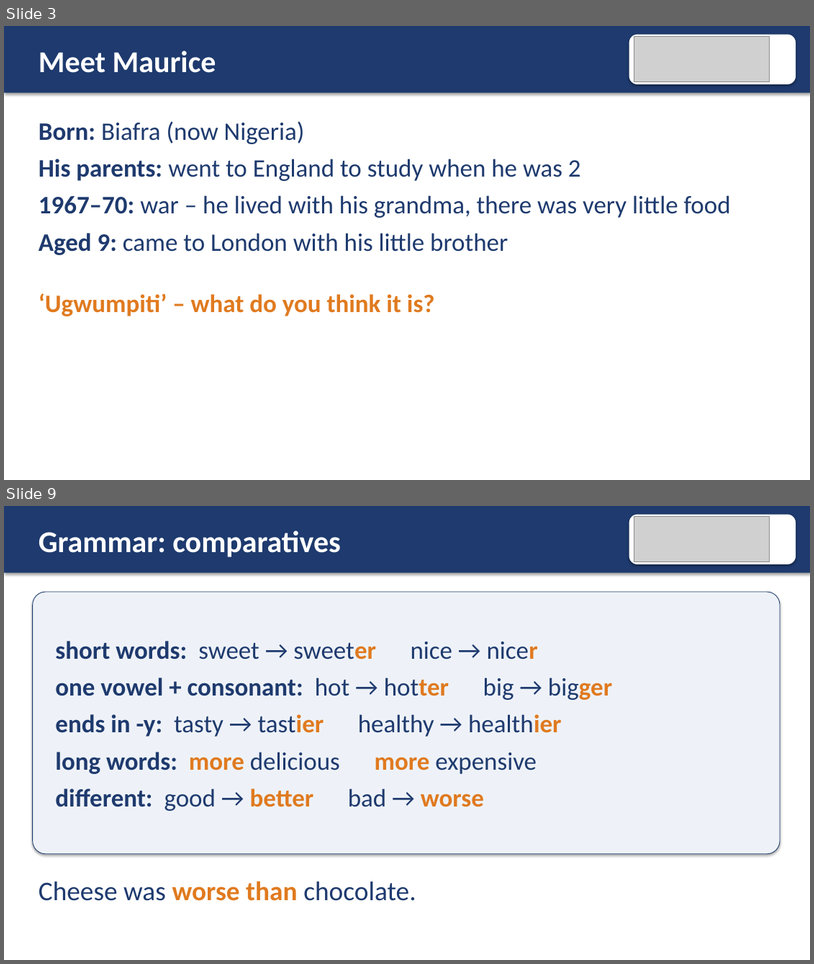
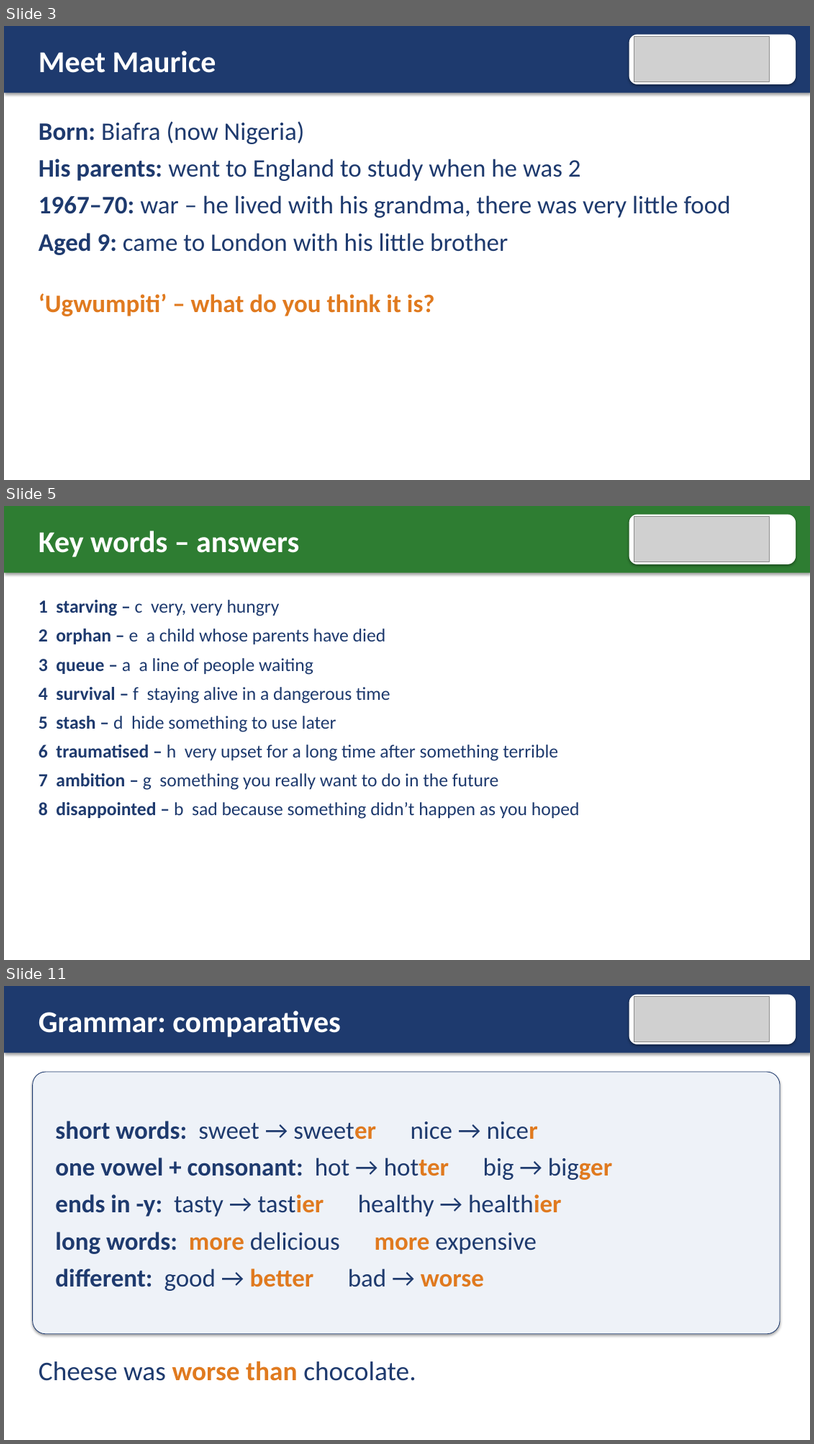
Before and after one commit to AtinWix/esol, a slide deck: child-migrant-stories/ugwumpiti/e2-e3-comparatives-projector-slides.pptx. Shown one above the other, each under a label of ours: slides 3 and 9 before the commit, slides 3, 5 and 11 after it; the slides between them are not shown. The pictures are 814x964 and 814x1444 pixels, drawn with LibreOffice and Linux fonts; fonts in the diff are those of the drawing; grey boxes stand for pictures. Boxes give left, top, right and bottom in pixels: in the first picture for what was removed or moved away, otherwise in the second. Text is boxed around its words. In the diff, an @@ line names an element or a change of style, - is before the commit and + after.

```diff
--- a/child-migrant-stories/ugwumpiti/e2-e3-comparatives-projector-slides.pptx
+++ b/child-migrant-stories/ugwumpiti/e2-e3-comparatives-projector-slides.pptx
@@ slide 5 added at <box>4,506,810,960</box>, background #FFFFFF @@
@@ rectangle added at <box>4,506,810,572</box>, fill #2E7D32 @@
@@ rounded rectangle added at <box>630,515,797,565</box>, fill #FFFFFF @@
@@ picture added at <box>634,517,770,562</box> @@
@@ text added at <box>39,530,299,557</box>, 36 pt, text #FFFFFF, bold @@
+Key words – answers
@@ text added at <box>39,600,580,818</box>, 22 pt, text #1E3A6E @@
+1 starving – c very, very hungry
+2 orphan – e a child whose parents have died
+3 queue – a a line of people waiting
+4 survival – f staying alive in a dangerous time
+5 stash – d hide something to use later
+6 traumatised – h very upset for a long time after something terrible
+7 ambition – g something you really want to do in the future
+8 disappointed – b sad because something didn’t happen as you hoped
@@ what was slide 9 is now slide 11 @@
```
Also in this commit, not shown: 5 slides changed, 2 other slides added, 1 slide removed, 23 other files.
